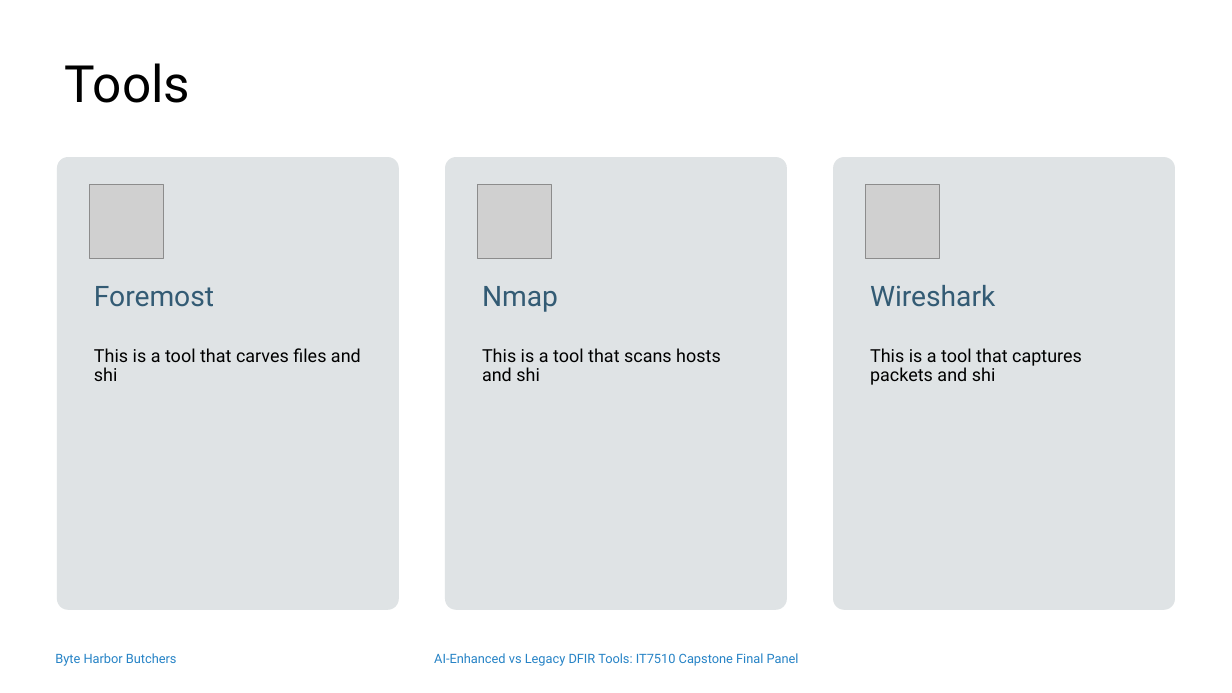
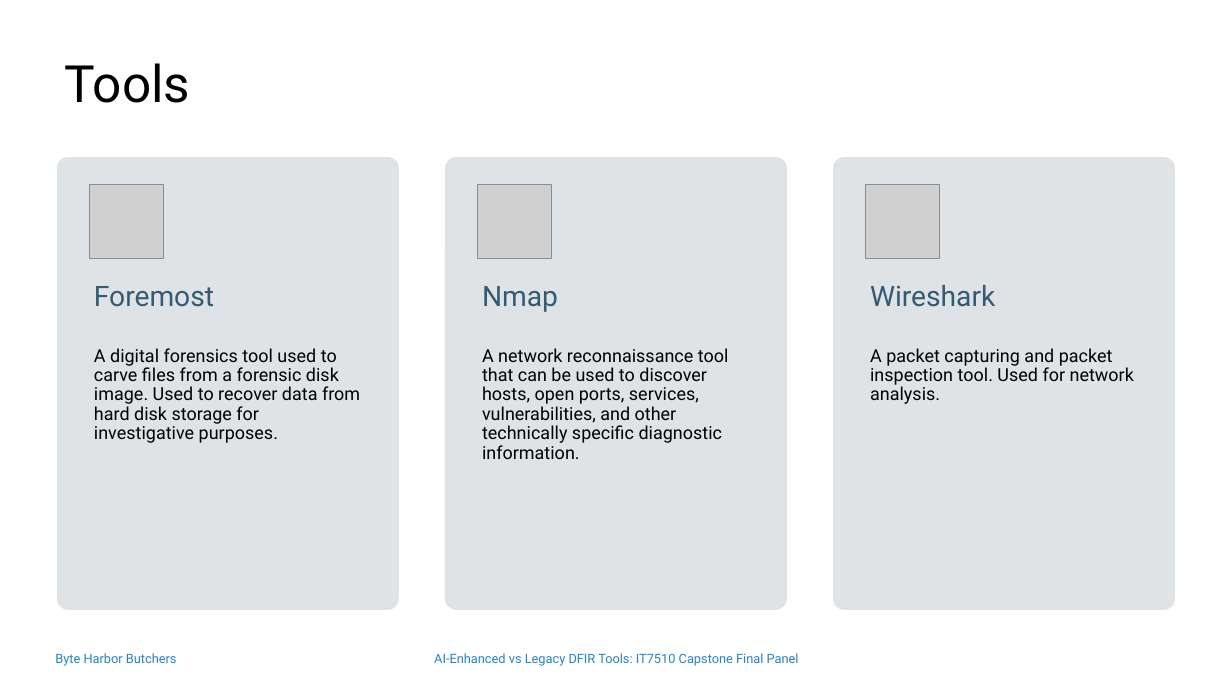
Before and after one commit to DavidSushames/BHB-Capstone, a slide deck: slide 6 of Academic Documents/Final Panel Presentation/Final Panel Slides 1.1 - DS.pptx. Drawn at 1232x693 pixels with LibreOffice and Linux fonts; fonts in the diff are those of the drawing; grey boxes stand for pictures; background and template pictures are left out. Boxes give left, top, right and bottom in pixels: in the first picture for what was removed or moved away, otherwise in the second. Text is boxed around its words. In the diff, an @@ line names an element or a change of style, - is before the commit and + after.

```diff
--- a/Academic Documents/Final Panel Presentation/Final Panel Slides 1.1 - DS.pptx
+++ b/Academic Documents/Final Panel Presentation/Final Panel Slides 1.1 - DS.pptx
@@ text at [94,348,360,443]: text changed @@
-This is a tool that carves files and shi
+A digital forensics tool used to carve files from a forensic disk image. Used to recover data from hard disk storage for investigative purposes.
@@ text at [482,348,729,459]: text changed @@
-This is a tool that scans hosts and shi
+A network reconnaissance tool that can be used to discover hosts, open ports, services, vulnerabilities, and other technically specific diagnostic information.
@@ text at [870,348,1134,404]: text changed @@
-This is a tool that captures packets and shi
+A packet capturing and packet inspection tool. Used for network analysis.
```
Also in this commit, not shown: 2 other slides changed, 8 other files.
